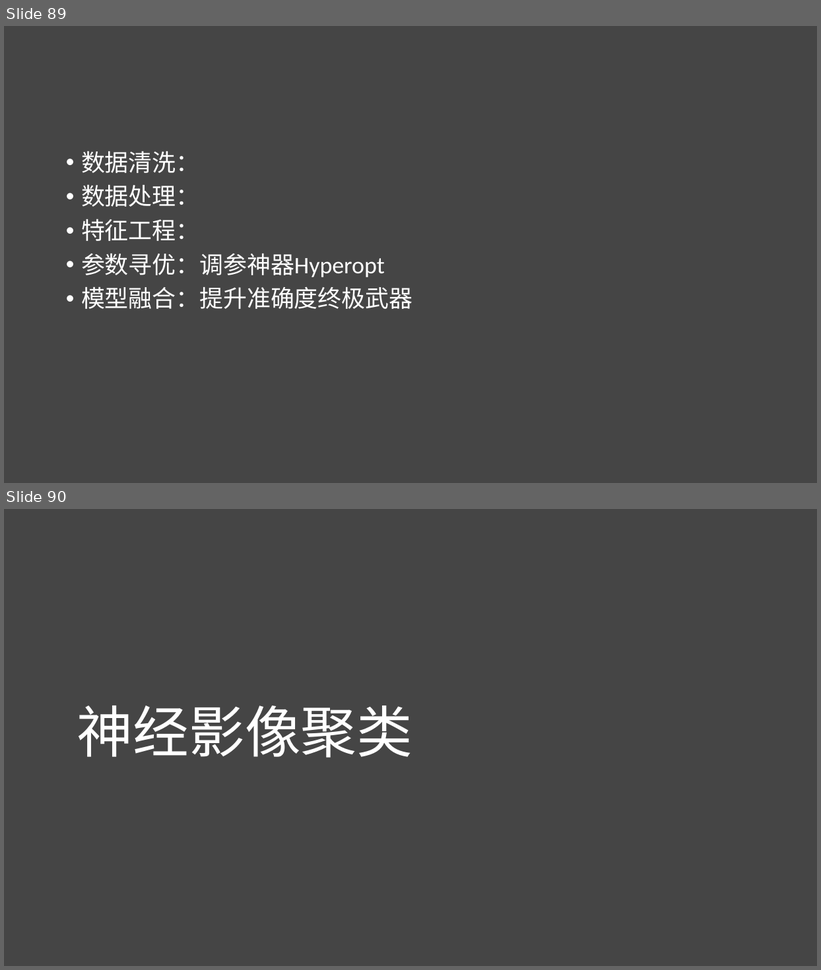
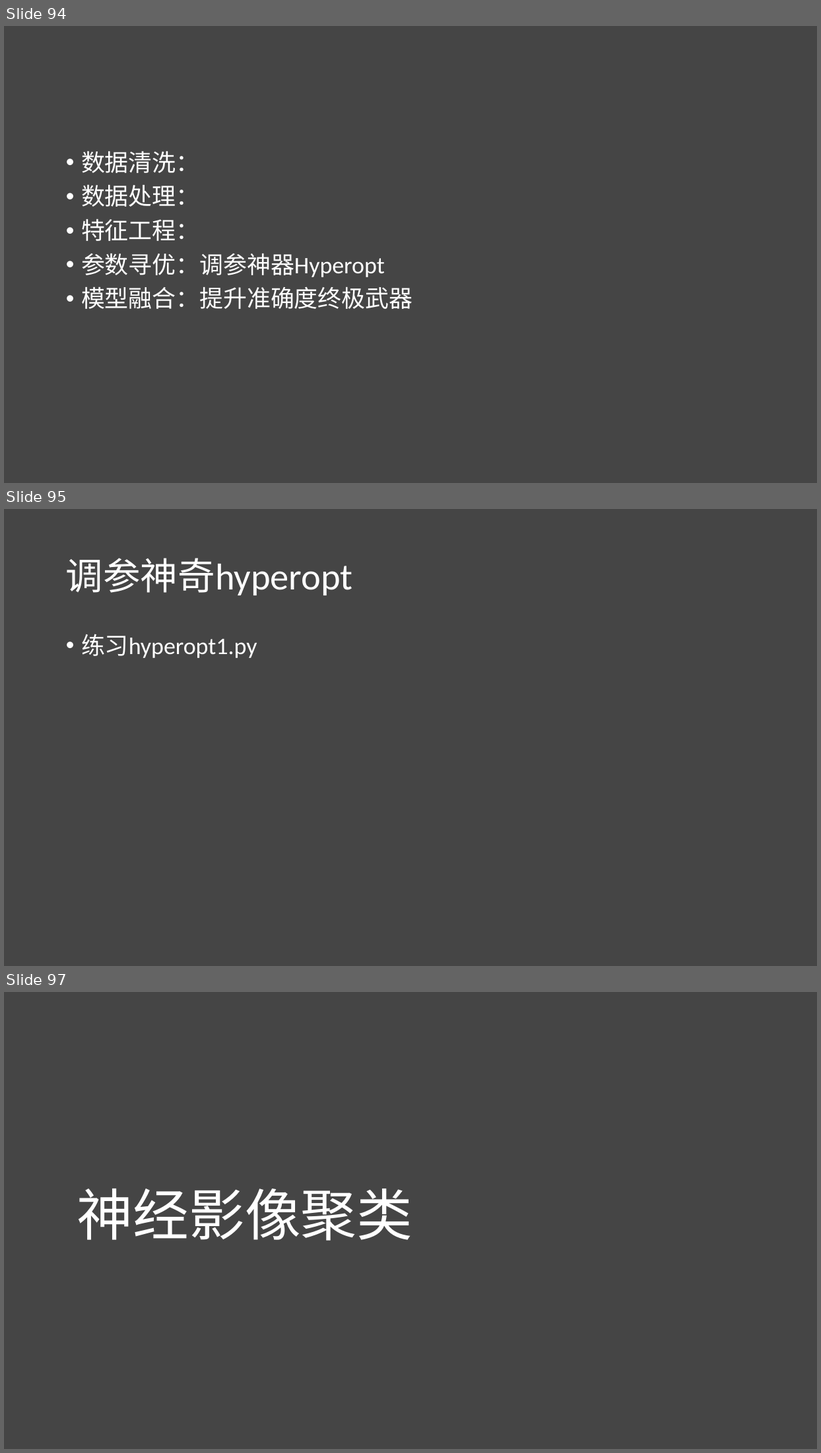
Before and after one commit to lichao312214129/lc_rsfmri_tools_python, a slide deck: The_first_ml_training/第一届机器学习实战班.pptx. Shown one above the other, each under a label of ours: slides 89 and 90 before the commit, slides 94, 95 and 97 after it; the slides between them are not shown. The pictures are 821x970 and 821x1453 pixels, drawn with LibreOffice and Linux fonts; fonts in the diff are those of the drawing. Boxes give left, top, right and bottom in pixels: in the first picture for what was removed or moved away, otherwise in the second. Text is boxed around its words. In the diff, an @@ line names an element or a change of style, - is before the commit and + after.

```diff
--- a/The_first_ml_training/第一届机器学习实战班.pptx
+++ b/The_first_ml_training/第一届机器学习实战班.pptx
@@ slide 95 added at (4, 509, 817, 966), background #454545 @@
@@ title added at (66, 558, 353, 595), 44 pt, text #FFFFFF @@
+调参神奇hyperopt
@@ text added at (81, 634, 257, 658), 28 pt, text #FFFFFF @@
+• 练习hyperopt1.py
@@ what was slide 89 is now slide 94 @@
@@ what was slide 90 is now slide 97 @@
```
Also in this commit, not shown: 1 slide changed, 6 other slides added, 11 other files.
